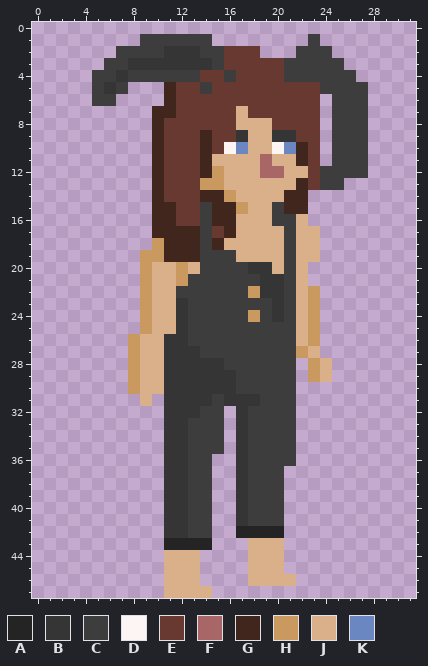
Pixel-art file: assets/character/48x32_human_v2.aseprite. That is the earlier state.
32x48 pixels, 1 frame.
Visible layers, top first: "nose 5", "overalls", "deco bunny headwear", "Hair front 3", "hair long loose straight", "shorts", "eyes 5", "eyes 3", "eyes 2", "eyes 1", "body".
Palette (. is transparent): A #242425  B #353536  C #3d3d3d  D #fdf4f4  E #683931  F #a86666  G #41261d  H #c99960  J #d9b089  K #6a87c2
Pixels before, first column x 5:
 1 ....CCCCCC........C....
 2 ..CCCCBBBCCEEE...CCC...
 3 .CCBBBBBBBCEEEEECCCCC..
 4 CCBCCCCCCEECEEEECCCCCC.
 5 CBC...GEECEEEEEEEEECCCC
 6 CC....GEEEEEEEEEEEE.CCC
 7 .....GGEEEEEJEEEEEE.CCC
 8 .....GEEEEEEJJJEEEE.CCC
 9 .....GEEEGEEBJJBBEE.CCC
10 .....GEEEGEDKJJDKGE.CCC
11 .....GEEEGJJJJFJJGE.CCC
12 .....GEEEGHJJJFFJJECCCC
13 .....GEEEHHJJJJJJGECC..
14 .....GEEEGGHJJJJGG.....
15 .....GGEECGGHJJCGG.....
16 .....GGEECGGJJJCCJ.....
17 .....GGGGCEGJJJJCJJ....
18 .....HGGGCGJJJJJCJJ....
19 ....HHGGGCCCJJJJCJJ....
20 ....HJJHJCCCCBBJCJ.....
21 ....HJJHCCCCCCBBCJ.....
22 ....HJJCCCCCCHBBCJH....
23 ....HJJBCCCCCCCBCJH....
24 ....HJJBCCCCCHCBCJH....
25 ....HJJBCCCCCCCCCJH....
26 ...HJJBBCCCCCCCCCJH....
27 ...HJJBBBCCCCCCCCHJ....
28 ...HJJBBBBBCCCCCC.HJ...
29 ...HJJBBBBBBCCCCC.HJ...
30 ...HJJBBBBBBCCCCC......
31 ....J.BBBBCBBBCCC......
32 ......BBBCC.BCCCC......
33 ......BBCCC.BCCCC......
34 ......BBCCC.BCCCC......
35 ......BBCCC.BCCCC......
36 ......BBCC..BCCCC......
37 ......BBCC..BCCC.......
38 ......BBCC..BCCC.......
39 ......BBCC..BCCC.......
40 ......BBCC..BCCC.......
41 ......BBCC..BCCC.......
42 ......BBCC..AAAA.......
43 ......AAAA...JJJ.......
44 ......JJJ....JJJ.......
45 ......JJJ....JJJ.......
46 ......JJJ....JJJJ......
47 ......JJJJ.............
Now the later version:
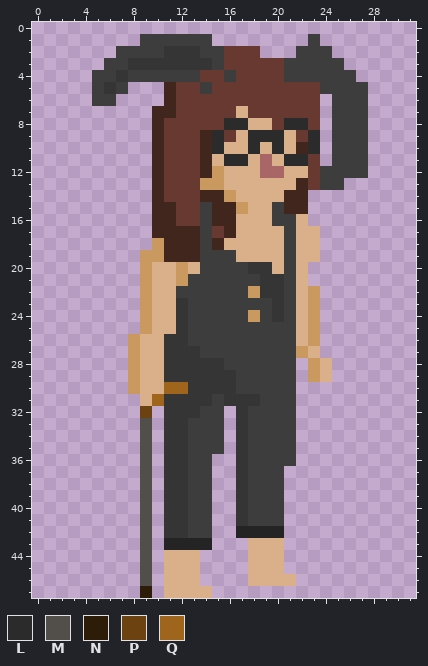
Colours new in this view: L #2b2b2b  M #524e49  N #2d1c08  P #6c4310  Q #9f651d
The exact change:
layer "eyes 1" now hidden
layer "eyes 2" now hidden
layer "eyes 3" now hidden
layer "eyes 5" now hidden
layer "fancy cane" added
layer "glasses 2" added
Changed rows in their new state; - is an unchanged pixel.
first column x 15:
 8 -LL---LL-
 9 L-JLLLJ-L
10 LJJL-LJ-L
11 -LL---LL-
first column x 9:
30 --QQ
31 -Q--
32 P---
33 M---
34 M---
35 M---
36 M---
37 M---
38 M---
39 M---
40 M---
41 M---
42 M---
43 M---
44 M---
45 M---
46 M---
47 N---
Boxes around the changes in both pictures, in picture pixels (x1, y1, x2, y2):
changed: (212, 118, 320, 166)
changed: (140, 382, 188, 598)
